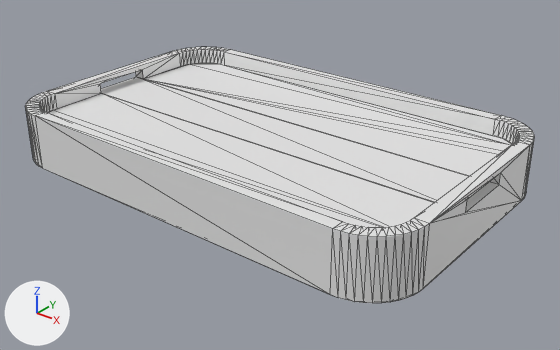
The glTF model pong/assets/blueprints/Playground.glb, before and after one commit.
Both versions are drawn from a 50 mm camera at (15.86, -19.17, 10.38) aimed at (0.63, -0.13, -1.42). Arrows for +X, +Y and +Z are at lower left; the lights stay in place. Mesh edges are drawn as thin lines.

The older version as bpy lines, for what is in view:
```python
me_playground = bpy.data.meshes.new('Playground')
me_playground.from_pydata(...)  # 224 vertices, 452 faces; spans x -8.0..8.0, y -5.0..5.0, z -1.4..0.6
ob_playground = bpy.data.objects.new('Playground', me_playground)
ob_playground.location = (0.0, 0.0, 0.0)
```
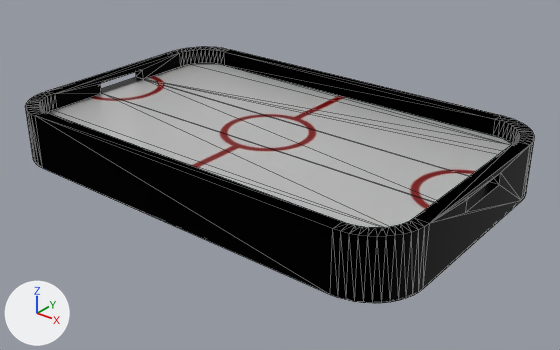
Location of each change, (x1, y1, x2, y2) in pixels of the pictures (560 x 350 px):
```json
{"object": "Playground", "change": "recoloured", "before": [26, 47, 535, 303], "after": [26, 47, 535, 303]}
```

Scene script edits in JSON lines:
```json
{"op": "add", "block": "img_playground_color", "code": ["img_playground_color = load_image('playground_color', '_unpacked/playground_color', 2048, 2048, 'sRGB')"]}
{"op": "add", "block": "img_playground_normal", "code": ["img_playground_normal = load_image('playground_normal', '_unpacked/playground_normal', 2048, 2048, 'Non-Color')"]}
{"op": "add", "block": "img_playground_metallic_playground_roughness", "code": ["img_playground_metallic_playground_roughness = load_image('playground_metallic-playground_roughness', '_unpacked/playground_metallic-playground_roughness', 2048, 2048, 'Non-Color')"]}
{"op": "add", "block": "mat_playgroundmaterial", "code": ["mat_playgroundmaterial = bpy.data.materials.new('PlaygroundMaterial')", "# uses the picture img_playground_color", "# uses the picture img_playground_metallic_playground_roughness", "# uses the picture img_playground_normal"]}
{"block": "me_playground", "where": "me_playground.from_pydata(...)  # 224 vertices, 452 faces; spans x -8.0..8.0, y -5.0..5.0, z -1.4..0.6"}
{"op": "add", "block": "me_playground", "code": "me_playground.materials.append(mat_playgroundmaterial)"}
```
